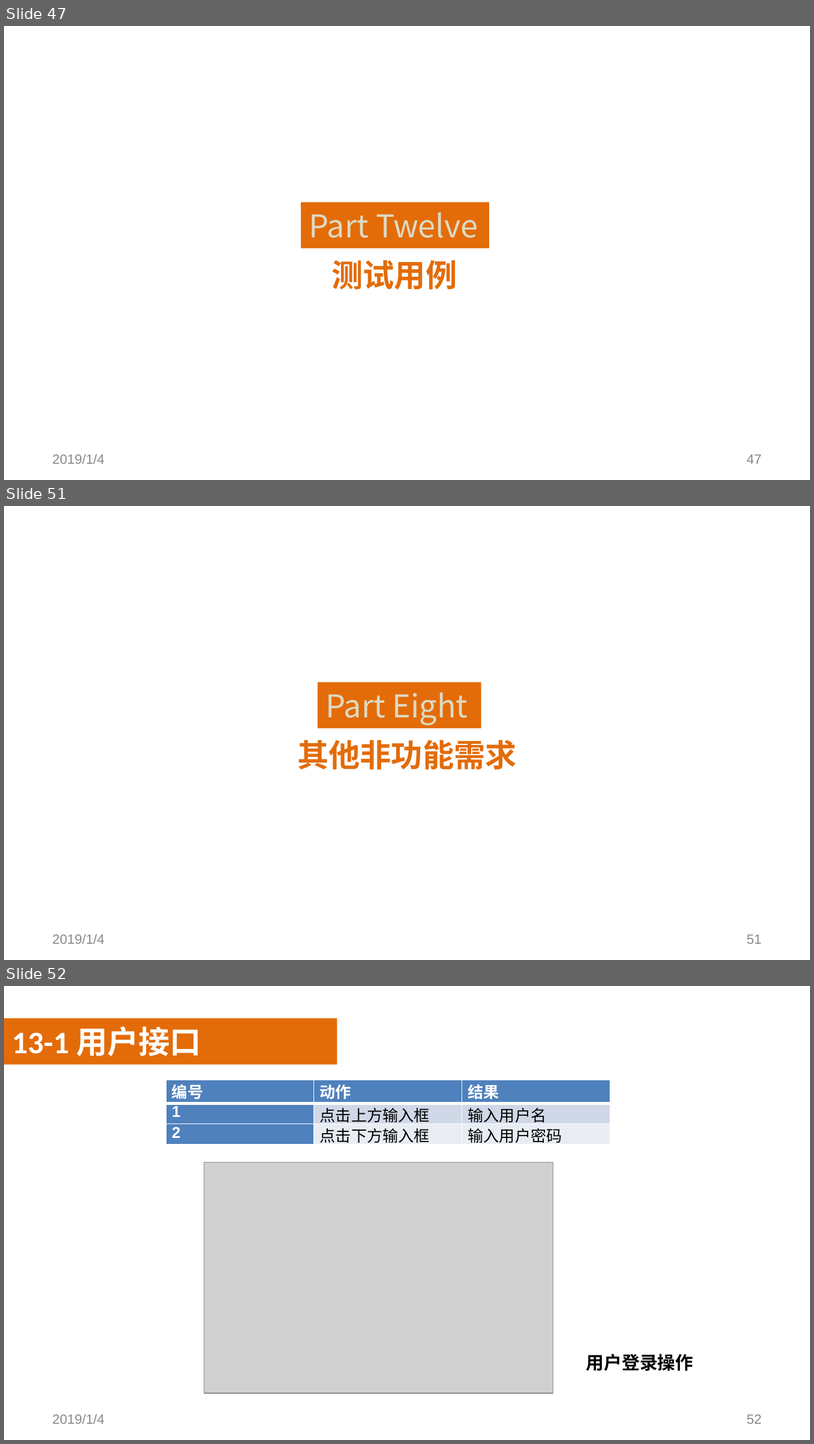
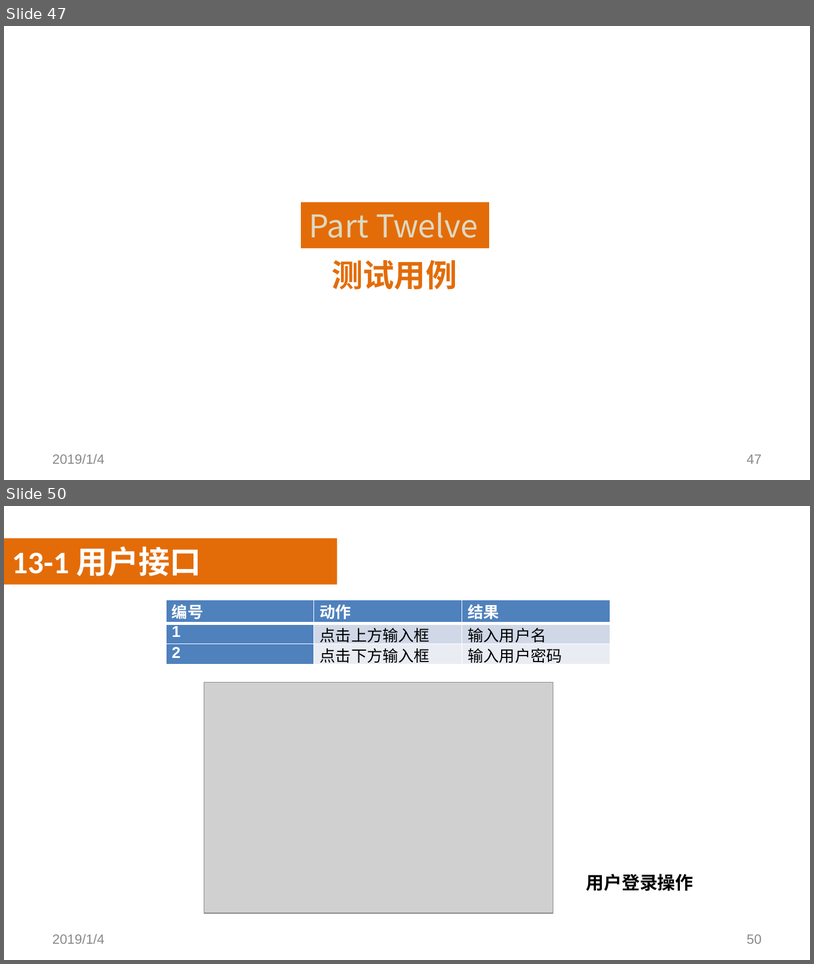
Before and after one commit to SoftwareRequirtmentsG02/Document, a slide deck: 案例教学系统/受控文档/分析设计/PPT/PRD2018-G02-SRS评审PPT.pptx. Shown one above the other, each under a label of ours: slides 47, 51 and 52 before the commit, slides 47 and 50 after it; the slides between them are not shown. The pictures are 814x1444 and 814x964 pixels, drawn with LibreOffice and Linux fonts; fonts in the diff are those of the drawing; grey boxes stand for pictures; background and template pictures are left out. Boxes give left, top, right and bottom in pixels: in the first picture for what was removed or moved away, otherwise in the second. Text is boxed around its words. In the diff, an @@ line names an element or a change of style, - is before the commit and + after.

```diff
--- a/案例教学系统/受控文档/分析设计/PPT/PRD2018-G02-SRS评审PPT.pptx
+++ b/案例教学系统/受控文档/分析设计/PPT/PRD2018-G02-SRS评审PPT.pptx
@@ slide 51 removed at [4,506,810,960], background picture (left out) @@
@@ line removed from (208, 666) to (583, 666) @@
@@ rectangle removed at [318,682,482,728] @@
-Part Eight
@@ text removed at [297,739,516,769] @@
-其他非功能需求
@@ line removed from (208, 785) to (583, 786) @@
@@ text removed at [53,934,105,943] @@
-2019/1/4
@@ page number removed at [747,934,762,943] @@
-51
@@ what was slide 52 is now slide 50 @@
@@ page number at [747,934,762,943]: text changed @@
-52
+50
```
Also in this commit, not shown: 11 slides changed, 1 other slide removed, 21 other files.
